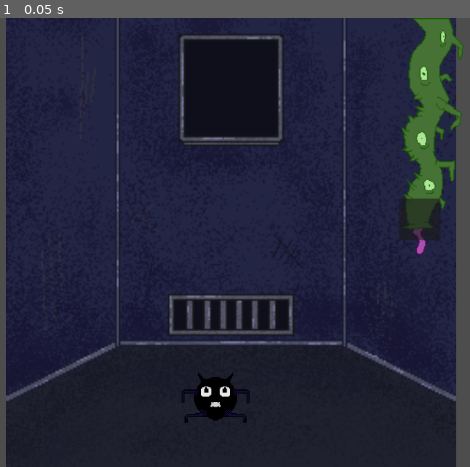
Above: before the commit, frame 1.
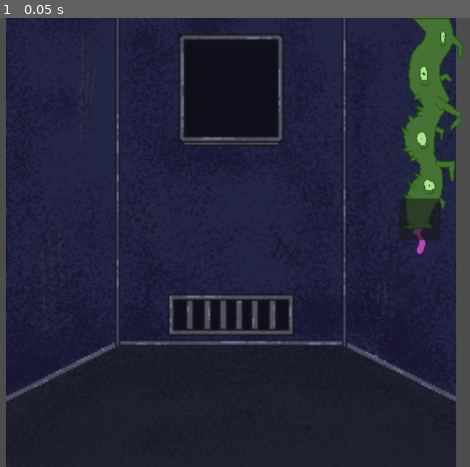
Above: after the commit, the same moment.

Repository: zbaker94/Brackeys-Jam-2026.1
Game: Godot game, scene res://Scenes/root.tscn
Two runs of this game, one before a commit and one after it. Both use one fixed random seed, a clock stepped at 60 frames per second and the inputs below.
Inputs:
- Up to frame 1 (0.05 s): no input

The runs differ from the first frame. In frame 1, 0.7% of the frame differs, in the area x 38-54%, y 79-91%.

Commit message:
testing droppable areas

Diff:
--- a/Scenes/root.tscn
+++ b/Scenes/root.tscn
@@ -5,8 +5,6 @@
 [ext_resource type="Texture2D" uid="uid://dqhs2oyye6kqr" path="res://Feeding Tube.png" id="3_c3mwy"]
 [ext_resource type="Script" uid="uid://f78uw8am3ot6" path="res://Scenes/feeding_tube.gd" id="4_4g5cr"]
 [ext_resource type="Script" uid="uid://dq0wm6sy6qljq" path="res://Scripts/global.gd" id="5_4g5cr"]
-[ext_resource type="Texture2D" uid="uid://b8onjn2ohwfly" path="res://Images/Sprite-0003.png" id="6_dun2r"]
-[ext_resource type="Script" uid="uid://4i1qe8qlewmi" path="res://Scripts/food.gd" id="7_r3lo5"]
 
 [node name="Root" type="Node2D" unique_id=1854834937]
 
@@ -37,12 +35,4 @@
 [node name="Global" type="Node" parent="." unique_id=1334820178]
 script = ExtResource("5_4g5cr")
 
-[node name="Area2D" type="Area2D" parent="." unique_id=677797609]
-
-[node name="Sprite0003" type="Sprite2D" parent="Area2D" unique_id=1967167917]
-position = Vector2(-22.25, 224.75)
-scale = Vector2(0.49555555, 0.49555555)
-texture = ExtResource("6_dun2r")
-script = ExtResource("7_r3lo5")
-
 [connection signal="mouse_entered" from="FeedingTube/Button" to="FeedingTube" method="_on_button_mouse_entered"]
--- a/Scripts/global.gd
+++ b/Scripts/global.gd
@@ -5,3 +5,4 @@
 var activity = 100
 var arrow = load("res://Images/cursor.png")
 var monster_atts = [health,hunger,activity]
+var is_dragging = false
--- /dev/null
+++ b/droppable_area.gd
@@ -0,0 +1,12 @@
+extends StaticBody2D
+
+
+
+func _ready() -> void:
+	modulate = Color(Color.MEDIUM_PURPLE,0.7)
+
+func _process(_delta):
+	if Global.is_dragging:
+		visible = true
+	else:
+		visible = false
--- /dev/null
+++ b/droppable_area.tscn
@@ -0,0 +1,14 @@
+[gd_scene format=3 uid="uid://sp2prj2vnjib"]
+
+[ext_resource type="Script" uid="uid://ck4y4uq5exqvh" path="res://droppable_area.gd" id="1_m5yps"]
+
+[node name="droppable_area" type="StaticBody2D" unique_id=1781446230 groups=["dropable"]]
+script = ExtResource("1_m5yps")
+
+[node name="CollisionShape2D" type="CollisionShape2D" parent="." unique_id=552351028]
+
+[node name="ColorRect" type="ColorRect" parent="CollisionShape2D" unique_id=1517512784]
+offset_left = -64.0
+offset_top = -64.0
+offset_right = 64.0
+offset_bottom = 64.0
Not shown, added: droppable_area.gd.uid
